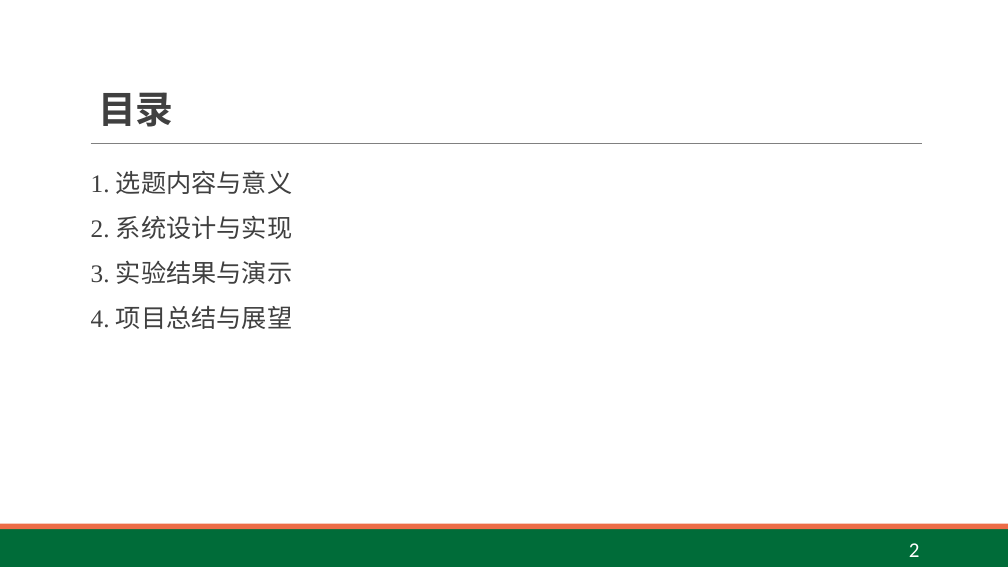
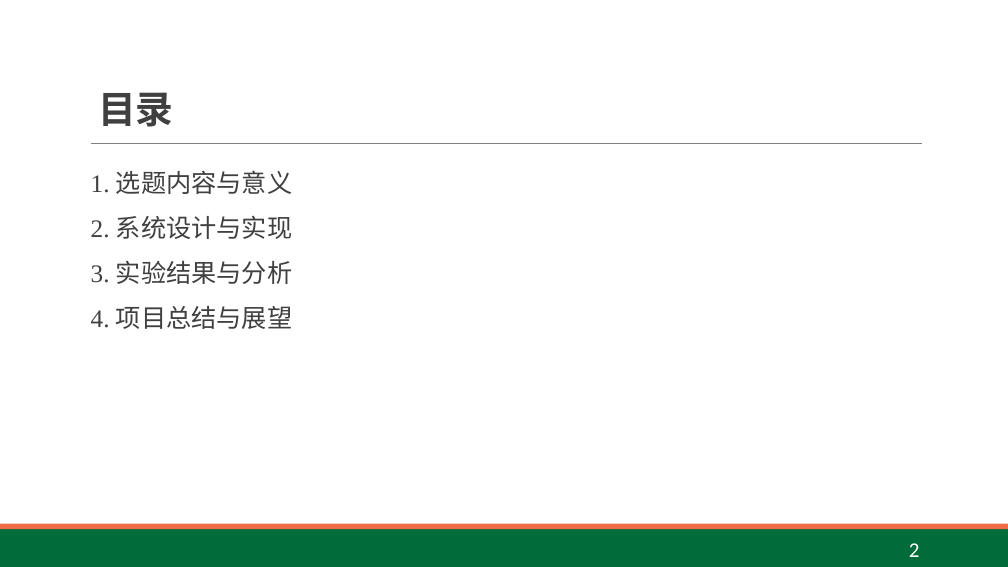
Before and after one commit to rosy233333/weekly-progress, a slide deck: slide 2 of 24.5.22~24.5.28/毕业答辩PPT.pptx. Drawn at 1008x567 pixels with LibreOffice and Linux fonts; fonts in the diff are those of the drawing. Boxes give left, top, right and bottom in pixels: in the first picture for what was removed or moved away, otherwise in the second. Text is boxed around its words. In the diff, an @@ line names an element or a change of style, - is before the commit and + after.

```diff
--- a/24.5.22~24.5.28/毕业答辩PPT.pptx
+++ b/24.5.22~24.5.28/毕业答辩PPT.pptx
@@ text at (91, 261, 292, 284): text changed @@
-3. 实验结果与演示
+3. 实验结果与分析
```
Also in this commit, not shown: 3 other slides changed, 3 other files.
